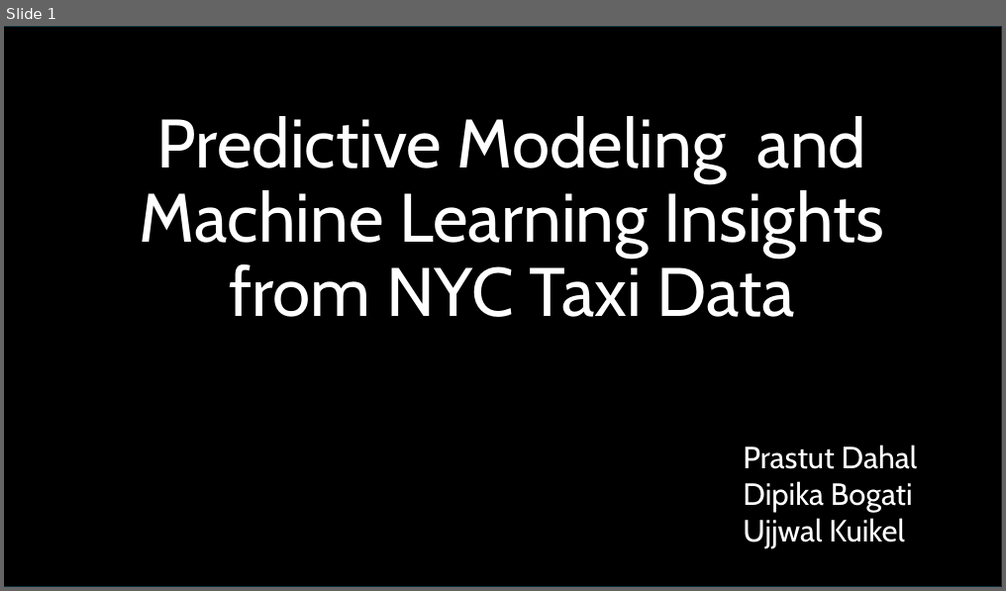
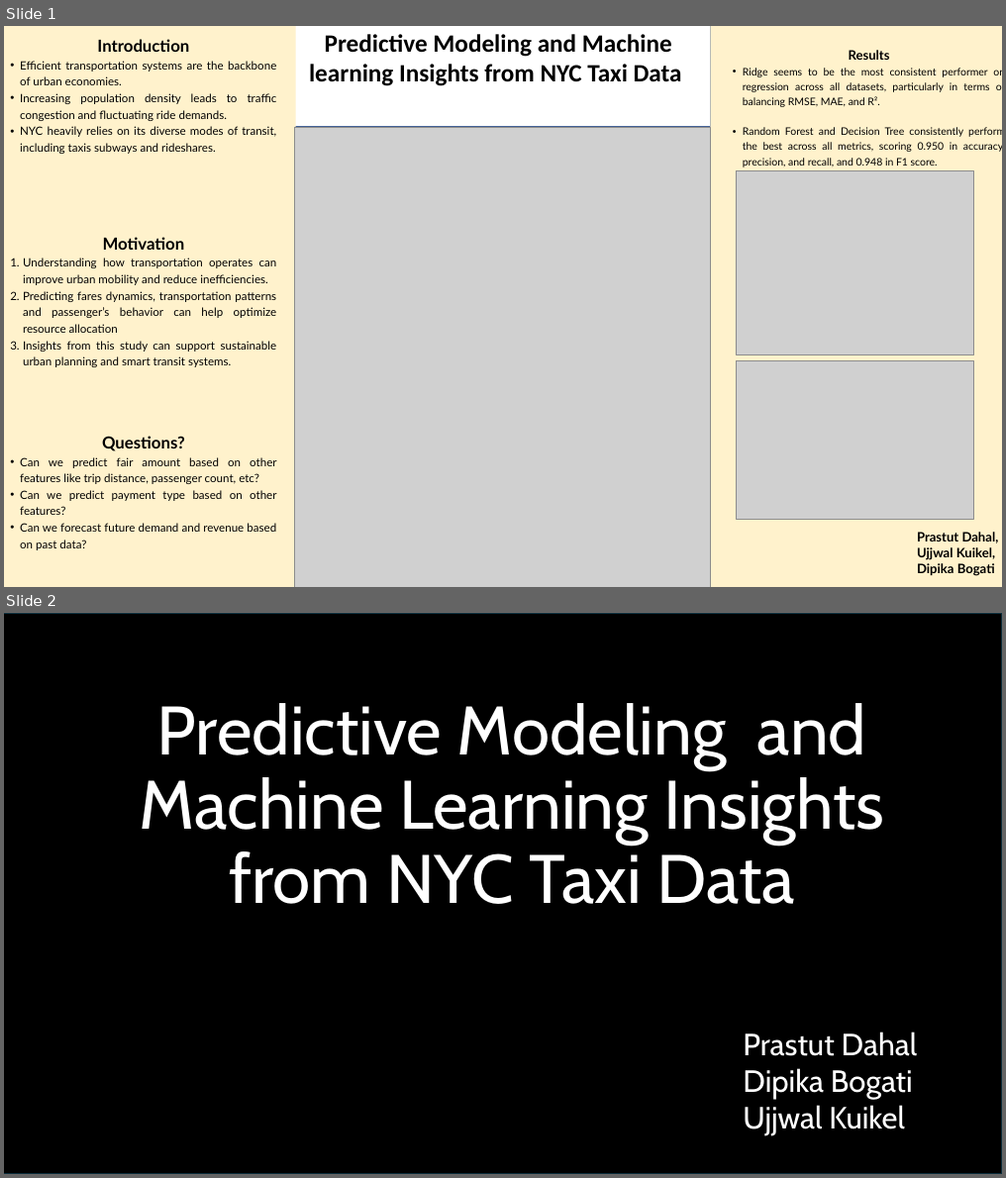
Before and after one commit to ujjwalkuikel/NYC-Taxi-Data-Analysis, a slide deck: Predictive Paths.pptx. Shown one above the other, each under a label of ours: slide 1 before the commit, slides 1 and 2 after it. The pictures are 1006x591 and 1006x1178 pixels, drawn with LibreOffice and Linux fonts; fonts in the diff are those of the drawing; grey boxes stand for pictures; background and template pictures are left out; a plain dark background stands for a picture behind light text. Boxes give left, top, right and bottom in pixels: in the first picture for what was removed or moved away, otherwise in the second. Text is boxed around its words. In the diff, an @@ line names an element or a change of style, - is before the commit and + after.

```diff
--- a/Predictive Paths.pptx
+++ b/Predictive Paths.pptx
@@ slide 1 added at [4, 26, 1002, 587], background #FF7300 @@
@@ rectangle added at [4, 26, 296, 587], fill #FFF2CC @@
@@ text added at [20, 39, 277, 551], 11 pt, text #000000 @@
+Introduction
+• Efficient transportation systems are the backbone of urban economies.
+• Increasing population density leads to traffic congestion and fluctuating ride demands.
+• NYC heavily relies on its diverse modes of transit, including taxis subways and rideshares.
+Motivation
+1. Understanding how transportation operates can improve urban mobility and reduce inefficiencies.
+2. Predicting fares dynamics, transportation patterns and passenger’s behavior can help optimize resource allocation
+3. Insights from this study can support sustainable urban planning and smart transit systems.
+Questions?
+• Can we predict fair amount based on other features like trip distance, passenger count, etc?
+• Can we predict payment type based on other features?
+• Can we forecast future demand and revenue based on past data?
@@ rectangle added at [294, 26, 711, 127], fill #FFFFFF, outline #325491 1 pt @@
@@ text added at [309, 34, 682, 86], 23.9 pt, text #000000, bold @@
+Predictive Modeling and Machine learning Insights from NYC Taxi Data
@@ rectangle added at [711, 26, 1002, 587], fill #FFF2CC @@
@@ text added at [743, 50, 1002, 168], 10 pt, text #000000 @@
+Results
+• Ridge seems to be the most consistent performer on regression across all datasets, particularly in terms of balancing RMSE, MAE, and R².
+• Random Forest and Decision Tree consistently perform the best across all metrics, scoring 0.950 in accuracy, precision, and recall, and 0.948 in F1 score.
@@ picture added at [294, 127, 711, 587] @@
@@ picture added at [737, 172, 975, 356] @@
@@ picture added at [737, 361, 974, 519] @@
@@ text added at [917, 532, 999, 576], 12.5 pt, text #000000, bold @@
+Prastut Dahal,
+Ujjwal Kuikel,
+Dipika Bogati
@@ what was slide 1 is now slide 2 @@
```
Also in this commit, not shown: 2 slides changed, 8 other slides added, 11 slides removed, 8 other files.
